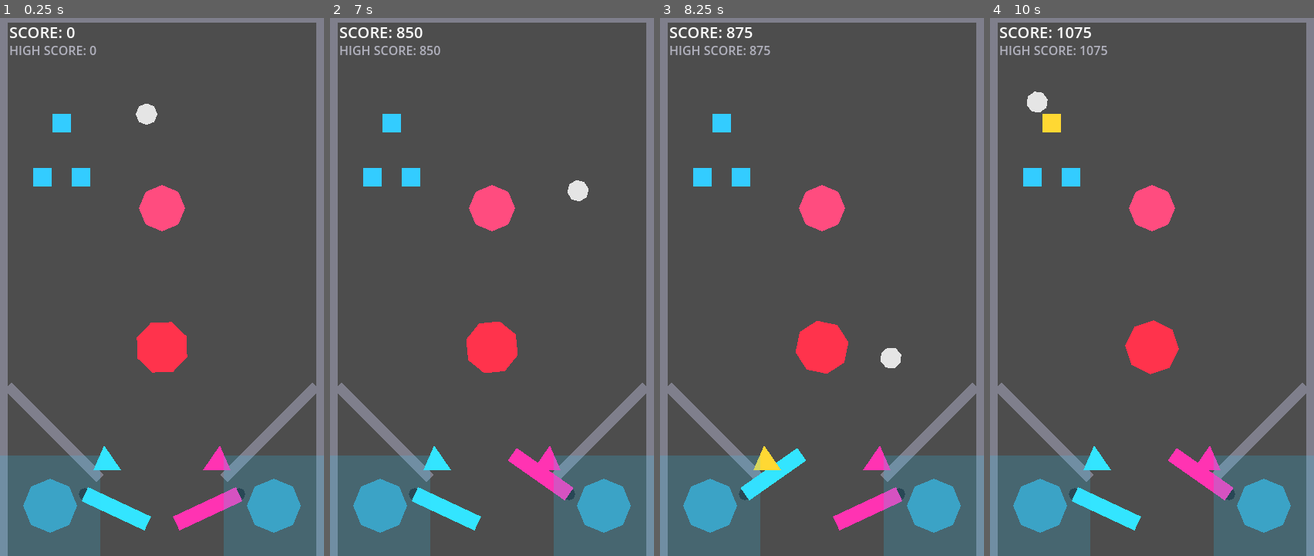
Above: before the commit, frames 1-4 (left to right).
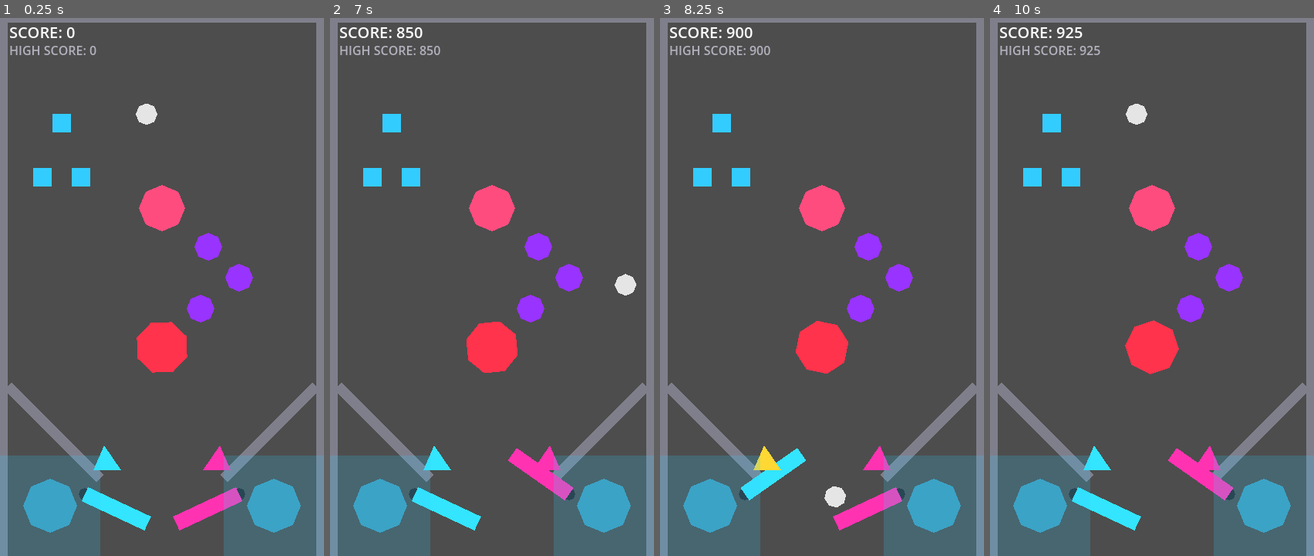
Above: after the commit, the same moments.

Repository: nobody174/pinball-adventure
Game: Godot game, scene res://tables/the_glitch/the_glitch.tscn
The game is run twice, just before and just after one commit, with the same random seed, the same clock (stepped at 60 frames per second) and the same inputs. This scene is started directly instead of the project's main scene.
Inputs (mouse positions are in pixels of both pictures, inside the frame that each line leads up to):
- Up to frame 1 (0.25 s): no input
- Up to frame 2 (7 s): tap Enter at 0.5 s; move the mouse to (563, 260) at 0.52 s; hold Right (flip_right) 0.53-1.25 s; tap Up (launch_ball) at 0.6 s; click (563, 260) at 0.67 s; drag from (427, 313) to (492, 206) at 1.27 s; move the mouse to (524, 168) at 2.02 s; hold Right (flip_right) 2.03-2.75 s; hold Shift 2.03-2.75 s; drag from (475, 394) to (391, 125) at 2.77 s; move the mouse to (589, 367) at 3.52 s; hold Left (flip_left) 3.53-4.25 s; tap Ctrl at 3.6 s; drag from (394, 206) to (433, 459) at 4.27 s; move the mouse to (508, 287) at 5.02 s; hold Left (flip_left) 5.03-5.75 s; tap Space (nudge) at 5.1 s; click (508, 287) at 5.17 s; drag from (443, 152) to (433, 459) at 5.77 s; move the mouse to (563, 260) at 6.52 s; hold Right (flip_right) from 6.53 s (still down); tap Alt at 6.6 s
- Up to frame 3 (8.25 s): release Right (flip_right) at 7.25 s; drag from (757, 313) to (822, 346) at 7.27 s; move the mouse to (854, 168) at 8.02 s; hold Left (flip_left) from 8.03 s (still down); tap Up (launch_ball) at 8.1 s
- Up to frame 4 (10 s): release Left (flip_left) at 8.75 s; drag from (1135, 394) to (1054, 206) at 8.77 s; move the mouse to (1249, 367) at 9.52 s; hold Right (flip_right) from 9.53 s (still down); hold Shift from 9.53 s (still down); click (1249, 367) at 9.67 s

The runs differ from the first frame. In frame 1, 0.9% of the frame differs, in the area x 57-79%, y 39-57%; in frame 2, 1.3%; in frame 3, 1.5%; in frame 4, 1.7%, in the area x 11-79%, y 1-57%.

Commit message:
feat(glitch): Sprite Cache Bumpers + Sprite Defrag mode
Next MVP-tier piece per the phased plan: a second, differently-shaped
objective loop alongside the one-shot ordered Shader Rebuild sequence.

- core/objectives/objective_types/accumulate_hits.gd: new generic
  objective shape -- build up hits on any of a target set, order-
  independent, until a threshold is reached. Repeatable via reset(),
  unlike hit_targets.gd's one-shot sequence. Same "objectives are data,
  not code" pattern.
- bumper.gd: optional target_id + hit(target_id) signal (only emitted if
  target_id is set) so a bumper can feed the objective system like
  standup_target.gd already does, without affecting existing bumpers that
  don't set it.
- the_glitch.gd: three new bumpers feed "sprite_defrag" (6 hits across any
  of them); completing it awards a bonus and resets for the next charge.

Fixed a real test-isolation bug found along the way: GameState persists
high scores to an actual file, so a stale entry from an earlier test run
leaked into a later run and broke two tests. Fixed by clearing the test
table's entry before/after each test instead of assuming a blank slate.

31/31 tests passing.

Co-Authored-By: Claude Sonnet 5 <noreply@anthropic.com>

Diff:
--- a/core/objectives/objective_manager.gd
+++ b/core/objectives/objective_manager.gd
@@ -9,6 +9,7 @@
 signal objective_sequence_reset(objective_id: String)
 
 const HitTargets := preload("res://core/objectives/objective_types/hit_targets.gd")
+const AccumulateHits := preload("res://core/objectives/objective_types/accumulate_hits.gd")
 
 var _objectives: Dictionary = {}
 
@@ -24,9 +25,22 @@
 				objective.sequence_reset.connect(func() -> void: objective_sequence_reset.emit(objective_id))
 				_objectives[objective_id] = objective
 				add_child(objective)
+			"accumulate_hits":
+				var objective := AccumulateHits.new()
+				objective.target_ids = entry.get("target_ids", [])
+				objective.threshold = entry.get("threshold", 1)
+				objective.completed.connect(func() -> void: objective_completed.emit(objective_id))
+				_objectives[objective_id] = objective
+				add_child(objective)
 			_:
 				push_warning("ObjectiveManager: unknown objective type '%s'" % entry.get("type", ""))
 
 func notify_target_hit(target_id: String) -> void:
 	for objective in _objectives.values():
 		objective.notify_target_hit(target_id)
+
+## Lets a table reach into a specific objective — used for things the
+## generic manager interface doesn't cover, like resetting a repeatable
+## charge-style objective after it completes.
+func get_objective(objective_id: String) -> Node:
+	return _objectives.get(objective_id)
--- /dev/null
+++ b/core/objectives/objective_types/accumulate_hits.gd
@@ -0,0 +1,32 @@
+extends Node
+class_name AccumulateHitsObjective
+
+## Generic reusable objective: hit any of a configured set of targets,
+## repeatedly, until a total-hit threshold is reached — order doesn't
+## matter, and the same target counts every time. A build-up/charge
+## mechanic, distinct from HitTargetsObjective's "each target once, maybe
+## in a specific order" sequence.
+
+signal completed
+signal progressed(hit_count: int, threshold: int)
+
+var target_ids: Array = []
+var threshold: int = 1
+
+var _hit_count: int = 0
+
+func notify_target_hit(target_id: String) -> void:
+	if is_complete() or target_id not in target_ids:
+		return
+	_hit_count += 1
+	progressed.emit(_hit_count, threshold)
+	if _hit_count >= threshold:
+		completed.emit()
+
+func is_complete() -> bool:
+	return _hit_count >= threshold
+
+## Charge-style objectives are typically meant to repeat (unlike a one-shot
+## sequence) — the table decides when to call this, not this script.
+func reset() -> void:
+	_hit_count = 0
--- a/core/physics/bumper.gd
+++ b/core/physics/bumper.gd
@@ -5,8 +5,10 @@
 ## bumper gives beyond passive restitution.
 
 signal kicked
+signal hit(target_id: String) ## Only emitted if target_id is set — lets a bumper feed the objective system.
 
 @export var kick_strength: float = 600.0
+@export var target_id: String = ""
 
 func _on_body_entered(body: Node2D) -> void:
 	if not body is RigidBody2D:
@@ -16,3 +18,5 @@
 		direction = Vector2.UP
 	body.apply_central_impulse(direction * kick_strength)
 	kicked.emit()
+	if target_id != "":
+		hit.emit(target_id)
--- a/tables/the_glitch/the_glitch.gd
+++ b/tables/the_glitch/the_glitch.gd
@@ -10,11 +10,18 @@
 const SHADER_B := "shader_b"
 const SHADER_C := "shader_c"
 
+const CACHE_A := "cache_a"
+const CACHE_B := "cache_b"
+const CACHE_C := "cache_c"
+const SPRITE_DEFRAG_THRESHOLD := 6
+
 const SHADER_TARGET_POINTS := 100
 const CORE_CHARGED_HIT_POINTS := 1000
 const CORE_UNCHARGED_HIT_POINTS := 50
 const SLINGSHOT_POINTS := 25
 const BUMPER_POINTS := 50
+const CACHE_BUMPER_POINTS := 50
+const SPRITE_DEFRAG_BONUS_POINTS := 750
 
 @onready var _feedback_label: Label = $Feedback/Label
 @onready var _score_label: Label = $Feedback/ScoreLabel
@@ -30,12 +37,22 @@
 			"target_ids": [SHADER_A, SHADER_B, SHADER_C],
 			"require_order": true,
 		},
+		{
+			"id": "sprite_defrag",
+			"type": "accumulate_hits",
+			"target_ids": [CACHE_A, CACHE_B, CACHE_C],
+			"threshold": SPRITE_DEFRAG_THRESHOLD,
+		},
 	])
 	objective_completed.connect(_on_objective_completed)
 	objective_sequence_reset.connect(_on_objective_sequence_reset)
 	for target in $ShaderNodeTargets.get_children():
 		target.hit.connect(func(_id: String) -> void: GameState.add_score(SHADER_TARGET_POINTS))
 		target.hit.connect(register_target_hit)
+	for bumper in $SpriteCacheBumpers.get_children():
+		var kick_area: Area2D = bumper.get_node("KickArea")
+		kick_area.hit.connect(func(_id: String) -> void: GameState.add_score(CACHE_BUMPER_POINTS))
+		kick_area.hit.connect(register_target_hit)
 	_glitch_core.hit_while_charged.connect(_on_core_hit_while_charged)
 	_glitch_core.hit_while_uncharged.connect(func() -> void: GameState.add_score(CORE_UNCHARGED_HIT_POINTS))
 	$LeftSlingshot.kicked.connect(func() -> void: GameState.add_score(SLINGSHOT_POINTS))
@@ -58,6 +75,10 @@
 	if objective_id == "shader_rebuild":
 		_show_feedback("SHADER REBUILD COMPLETE — CORE CHARGED", Color(1, 0.85, 0.2, 1))
 		_glitch_core.charged = true
+	elif objective_id == "sprite_defrag":
+		GameState.add_score(SPRITE_DEFRAG_BONUS_POINTS)
+		_show_feedback("SPRITE DEFRAG COMPLETE", Color(0.6, 0.2, 1, 1))
+		objectives.get_objective("sprite_defrag").reset() ## Charge-style — repeats, unlike the one-shot shader sequence.
 
 func _on_core_hit_while_charged() -> void:
 	## Closes the repair loop: rebuild the shaders, then cash it in at the
--- a/tables/the_glitch/the_glitch.tscn
+++ b/tables/the_glitch/the_glitch.tscn
@@ -6,9 +6,13 @@
 [ext_resource type="Script" path="res://tables/the_glitch/the_glitch.gd" id="4_glitch"]
 [ext_resource type="Script" path="res://core/physics/rotating_toy.gd" id="5_toy"]
 [ext_resource type="Script" path="res://core/physics/slingshot.gd" id="6_slingshot"]
+[ext_resource type="Script" path="res://core/physics/bumper.gd" id="7_bumper"]
 
 [sub_resource type="RectangleShape2D" id="RectangleShape2D_target"]
 size = Vector2(24, 24)
+
+[sub_resource type="CircleShape2D" id="CircleShape2D_cache_bumper"]
+radius = 18.0
 
 [sub_resource type="ConvexPolygonShape2D" id="ConvexPolygonShape2D_sling_left"]
 points = PackedVector2Array(0, -18, 22, 14, -14, 14)
@@ -118,6 +122,62 @@
 [node name="Sprite" type="Polygon2D" parent="RightSlingshot"]
 color = Color(1, 0.2, 0.7, 1)
 polygon = PackedVector2Array(0, -18, 14, 14, -22, 14)
+
+[node name="SpriteCacheBumpers" type="Node2D" parent="."]
+
+[node name="CacheBumperA" type="StaticBody2D" parent="SpriteCacheBumpers"]
+position = Vector2(270, 300)
+
+[node name="CollisionShape2D" type="CollisionShape2D" parent="SpriteCacheBumpers/CacheBumperA"]
+shape = SubResource("CircleShape2D_cache_bumper")
+
+[node name="Sprite" type="Polygon2D" parent="SpriteCacheBumpers/CacheBumperA"]
+color = Color(0.6, 0.2, 1, 1)
+polygon = PackedVector2Array(18, 0, 12.73, 12.73, 0, 18, -12.73, 12.73, -18, 0, -12.73, -12.73, 0, -18, 12.73, -12.73)
+
+[node name="KickArea" type="Area2D" parent="SpriteCacheBumpers/CacheBumperA"]
+script = ExtResource("7_bumper")
+kick_strength = 400.0
+target_id = "cache_a"
+
+[node name="CollisionShape2D" type="CollisionShape2D" parent="SpriteCacheBumpers/CacheBumperA/KickArea"]
+shape = SubResource("CircleShape2D_cache_bumper")
+
+[node name="CacheBumperB" type="StaticBody2D" parent="SpriteCacheBumpers"]
+position = Vector2(310, 340)
+
+[node name="CollisionShape2D" type="CollisionShape2D" parent="SpriteCacheBumpers/CacheBumperB"]
+shape = SubResource("CircleShape2D_cache_bumper")
+
+[node name="Sprite" type="Polygon2D" parent="SpriteCacheBumpers/CacheBumperB"]
+color = Color(0.6, 0.2, 1, 1)
+polygon = PackedVector2Array(18, 0, 12.73, 12.73, 0, 18, -12.73, 12.73, -18, 0, -12.73, -12.73, 0, -18, 12.73, -12.73)
+
+[node name="KickArea" type="Area2D" parent="SpriteCacheBumpers/CacheBumperB"]
+script = ExtResource("7_bumper")
+kick_strength = 400.0
+target_id = "cache_b"
+
+[node name="CollisionShape2D" type="CollisionShape2D" parent="SpriteCacheBumpers/CacheBumperB/KickArea"]
+shape = SubResource("CircleShape2D_cache_bumper")
+
+[node name="CacheBumperC" type="StaticBody2D" parent="SpriteCacheBumpers"]
+position = Vector2(260, 380)
+
+[node name="CollisionShape2D" type="CollisionShape2D" parent="SpriteCacheBumpers/CacheBumperC"]
+shape = SubResource("CircleShape2D_cache_bumper")
+
+[node name="Sprite" type="Polygon2D" parent="SpriteCacheBumpers/CacheBumperC"]
+color = Color(0.6, 0.2, 1, 1)
+polygon = PackedVector2Array(18, 0, 12.73, 12.73, 0, 18, -12.73, 12.73, -18, 0, -12.73, -12.73, 0, -18, 12.73, -12.73)
+
+[node name="KickArea" type="Area2D" parent="SpriteCacheBumpers/CacheBumperC"]
+script = ExtResource("7_bumper")
+kick_strength = 400.0
+target_id = "cache_c"
+
+[node name="CollisionShape2D" type="CollisionShape2D" parent="SpriteCacheBumpers/CacheBumperC/KickArea"]
+shape = SubResource("CircleShape2D_cache_bumper")
 
 [node name="Feedback" type="CanvasLayer" parent="."]
 layer = 10
--- /dev/null
+++ b/test/unit/test_accumulate_hits_objective.gd
@@ -0,0 +1,69 @@
+extends GutTest
+
+const AccumulateHits := preload("res://core/objectives/objective_types/accumulate_hits.gd")
+
+func test_completes_when_threshold_reached_any_order() -> void:
+	var objective := AccumulateHits.new()
+	objective.target_ids = ["a", "b", "c"]
+	objective.threshold = 3
+	add_child_autofree(objective)
+
+	watch_signals(objective)
+	objective.notify_target_hit("a")
+	objective.notify_target_hit("a") ## Same target repeatedly is fine -- it's a charge, not a sequence.
+	objective.notify_target_hit("c")
+
+	assert_signal_emitted(objective, "completed")
+	assert_true(objective.is_complete())
+
+func test_does_not_complete_before_threshold() -> void:
+	var objective := AccumulateHits.new()
+	objective.target_ids = ["a", "b"]
+	objective.threshold = 5
+	add_child_autofree(objective)
+
+	watch_signals(objective)
+	objective.notify_target_hit("a")
+	objective.notify_target_hit("b")
+
+	assert_signal_not_emitted(objective, "completed")
+	assert_false(objective.is_complete())
+
+func test_unknown_target_does_not_count() -> void:
+	var objective := AccumulateHits.new()
+	objective.target_ids = ["a"]
+	objective.threshold = 1
+	add_child_autofree(objective)
+
+	watch_signals(objective)
+	objective.notify_target_hit("not_in_the_set")
+
+	assert_signal_not_emitted(objective, "completed")
+
+func test_reset_allows_completing_again() -> void:
+	var objective := AccumulateHits.new()
+	objective.target_ids = ["a"]
+	objective.threshold = 1
+	add_child_autofree(objective)
+
+	objective.notify_target_hit("a")
+	assert_true(objective.is_complete())
+
+	objective.reset()
+	assert_false(objective.is_complete())
+
+	watch_signals(objective)
+	objective.notify_target_hit("a")
+	assert_signal_emitted(objective, "completed")
+
+func test_hits_past_threshold_do_not_re_emit_completed() -> void:
+	var objective := AccumulateHits.new()
+	objective.target_ids = ["a"]
+	objective.threshold = 1
+	add_child_autofree(objective)
+
+	objective.notify_target_hit("a")
+	watch_signals(objective)
+	objective.notify_target_hit("a") ## Already complete -- should be a no-op until reset().
+
+	assert_signal_not_emitted(objective, "completed")
--- a/test/unit/test_game_state.gd
+++ b/test/unit/test_game_state.gd
@@ -6,8 +6,15 @@
 
 const TEST_TABLE_ID := "__test_table__"
 
+func before_each() -> void:
+	## High scores persist to a real file, so a stale entry from a previous
+	## run would otherwise leak into these tests -- clear it every time.
+	GameState._high_scores.erase(TEST_TABLE_ID)
+
 func after_each() -> void:
 	GameState.reset_score()
+	GameState._high_scores.erase(TEST_TABLE_ID)
+	GameState._save_high_scores()
 
 func test_add_score_accumulates() -> void:
 	GameState.reset_score()
Not shown, added: core/objectives/objective_types/accumulate_hits.gd.uid
Not shown, added: test/unit/test_accumulate_hits_objective.gd.uid
Not shown, changed: docs/PROGRESS.md
